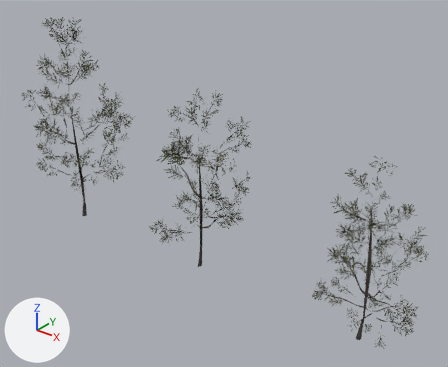
Renders of the glTF model public/assets/trees/pine_sapling_small.glb from each side of a commit.
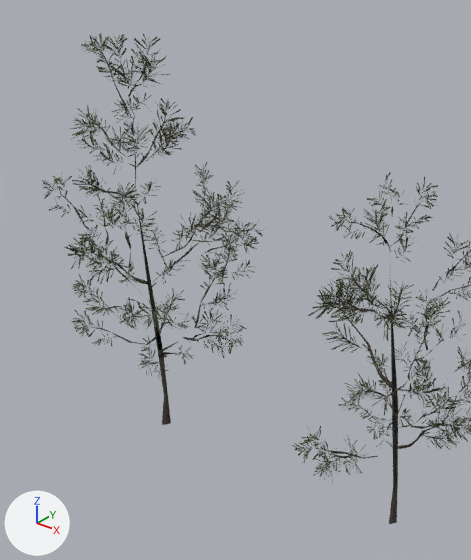
The first picture shows the older version from a 50 mm lens placed at (2.97, -2.24, 1.96), pointed at (1.13, 0.06, 0.54). The close-ups show the older and then the newer version on the part from 0% to 53% of the width and 0% to 78% of the height of that picture. Only the edits that show in the close-ups are written down. The lights are fixed; the arrows at lower left show +X, +Y and +Z. Vertices at exactly the same position are counted once.

The older version as bpy lines, for what is in view:
```python
me_pine_sapling_small_a = bpy.data.meshes.new('pine_sapling_small_a')
me_pine_sapling_small_a.from_pydata(...)  # 11515 vertices, 5482 faces; spans x -0.358..0.427, y -0.349..0.371, z -0.015..1.283
# faces by material slot: [15, 5467]
me_pine_sapling_small_a.materials.append(mat_pine_sapling_small_bark)
me_pine_sapling_small_a.materials.append(mat_pine_sapling_small_twig)
me_pine_sapling_small_b = bpy.data.meshes.new('pine_sapling_small_b')
me_pine_sapling_small_b.from_pydata(...)  # 9587 vertices, 4714 faces; spans x -0.265..0.264, y -0.397..0.329, z 0.001..1.046
# faces by material slot: [12, 4702]
me_pine_sapling_small_b.materials.append(mat_pine_sapling_small_bark)
me_pine_sapling_small_b.materials.append(mat_pine_sapling_small_twig)
ob_pine_sapling_small_a = bpy.data.objects.new('pine_sapling_small_a', me_pine_sapling_small_a)
ob_pine_sapling_small_a.location = (0.0, 0.0, 0.0)
ob_pine_sapling_small_b = bpy.data.objects.new('pine_sapling_small_b', me_pine_sapling_small_b)
ob_pine_sapling_small_b.location = (1.0, 0.0, 0.0)
```
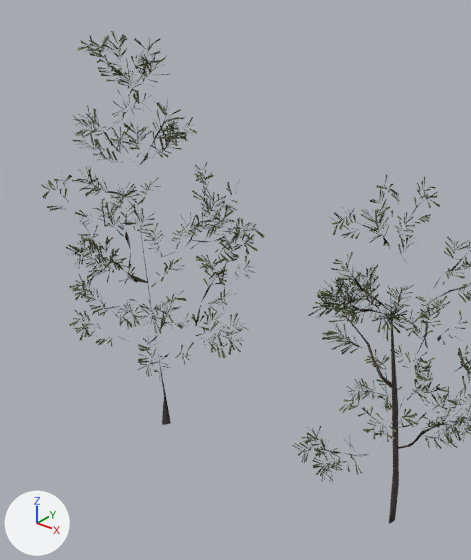
Diff of the bpy script that builds the scene:
```diff
--- a/public/assets/trees/pine_sapling_small.glb.py
+++ b/public/assets/trees/pine_sapling_small.glb.py
@@ me_pine_sapling_small_b @@
 # used by ob_pine_sapling_small_b; location = (1.0, 0.0, 0.0)
-me_pine_sapling_small_b.from_pydata(...)  # 9587 vertices, 4714 faces; spans x -0.265..0.264, y -0.397..0.329, z 0.001..1.046
+me_pine_sapling_small_b.from_pydata(...)  # 4825 vertices, 2217 faces; spans x -0.265..0.259, y -0.397..0.321, z 0.001..1.037
+# me_pine_sapling_small_b part 1: 1207 loose pieces with 3761 vertices, spanning x -0.258..0.264, y -0.395..0.329, z 0.208..1.046, are deleted
+# me_pine_sapling_small_b part 2: 5 vertices moved within x -0.168..0.057, y -0.284..0.249, z 0.356..0.99; 1101 vertices removed from x -0.246..0.252, y -0.367..0.302, z 0.001..1.02; 100 vertices added at x -0.202..0.247, y -0.36..0.279, z 0.133..0.98
 me_pine_sapling_small_b.materials.append(mat_pine_sapling_small_bark)
@@ me_pine_sapling_small_a @@
 # used by ob_pine_sapling_small_a; location = (0.0, 0.0, 0.0)
-me_pine_sapling_small_a.from_pydata(...)  # 11515 vertices, 5482 faces; spans x -0.358..0.427, y -0.349..0.371, z -0.015..1.283
+me_pine_sapling_small_a.from_pydata(...)  # 5719 vertices, 2558 faces; spans x -0.342..0.427, y -0.338..0.371, z -0.015..1.276
+# me_pine_sapling_small_a part 3: 1548 loose pieces with 4828 vertices, spanning x -0.358..0.427, y -0.349..0.371, z 0.237..1.283, are deleted
+# me_pine_sapling_small_a part 4: 7 vertices moved within x -0.267..0.191, y -0.137..0.156, z 0.323..1.123; 1035 vertices removed from x -0.32..0.406, y -0.318..0.338, z 0.095..1.269; 67 vertices added at x -0.302..0.395, y -0.325..0.325, z 0.254..1.241
 me_pine_sapling_small_a.materials.append(mat_pine_sapling_small_bark)
```

What differs and where, as boxes (x1, y1, x2, y2) in the close-ups (471 x 560 px):
'pine_sapling_small_a', reshaped: before (42, 33, 266, 425); after (41, 31, 266, 425)
'pine_sapling_small_b', reshaped: before (292, 173, 471, 524); after (292, 174, 471, 524)
part 1 of me_pine_sapling_small_b, deleted: before (294, 173, 471, 476)
part 2 of me_pine_sapling_small_b, reshaped: before (303, 180, 471, 524); after (311, 184, 471, 524)
part 3 of me_pine_sapling_small_a, deleted: before (42, 33, 263, 377)
part 4 of me_pine_sapling_small_a, cut back: before (45, 34, 262, 425); after (52, 38, 247, 368)
